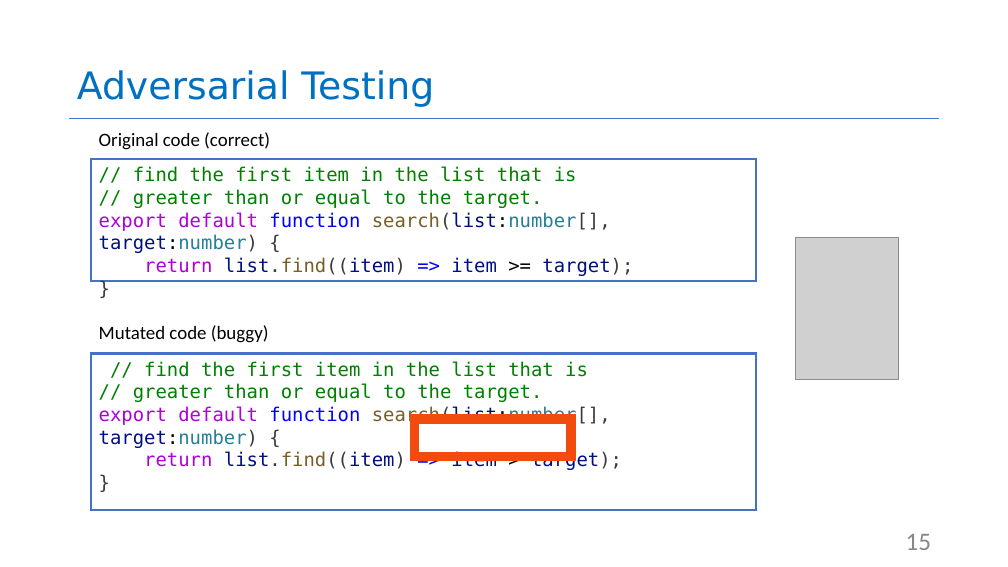
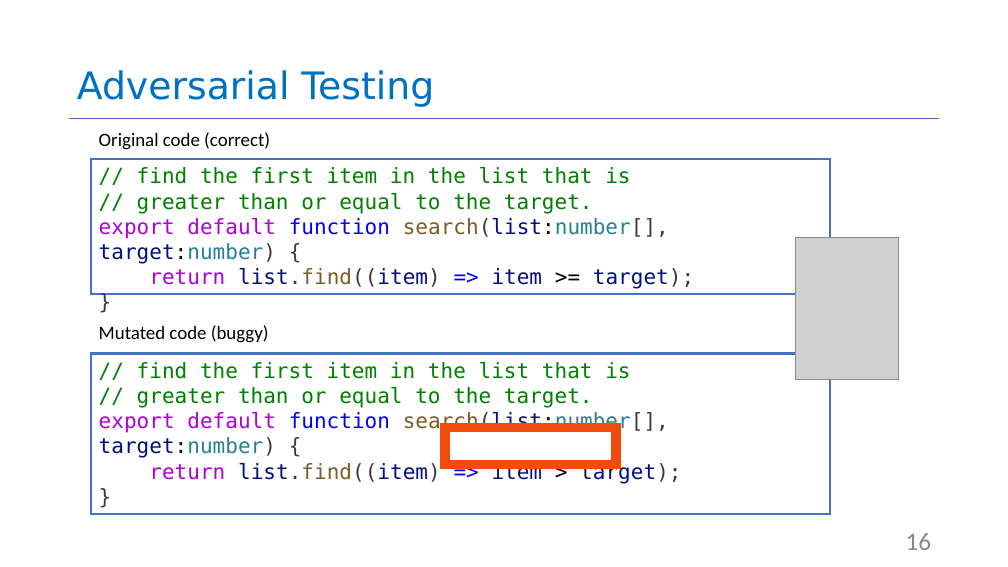
Before and after one commit to rimshaTest/CS4530-Spring-2026, a slide deck: slide 16 of Slides/Module 03.2 Code Coverage.pptx (slide 15 before the commit). Drawn at 1008x567 pixels with LibreOffice and Linux fonts; fonts in the diff are those of the drawing; grey boxes stand for pictures. Boxes give left, top, right and bottom in pixels: in the first picture for what was removed or moved away, otherwise in the second. Text is boxed around its words. In the diff, an @@ line names an element or a change of style, - is before the commit and + after.

```diff
--- a/Slides/Module 03.2 Code Coverage.pptx
+++ b/Slides/Module 03.2 Code Coverage.pptx
@@ rectangle "// find the first item ..." at (91,159,830,293): size 18 to 20 pt @@
@@ rectangle "// find the first item ...": place and size @@
-rectangle "// find the first item ..." at (91,159,756,281)
+rectangle "// find the first item ..." at (91,159,830,293)
@@ rectangle "// find the first item ...": place and size @@
-rectangle "// find the first item ..." at (91,354,756,510)
+rectangle "// find the first item ..." at (91,354,830,514)
@@ rectangle "// find the first item ..." at (91,354,830,514): size 18 to 20 pt @@
@@ rectangle: place and size @@
-rectangle at (414,419,571,456)
+rectangle at (445,427,616,464)
@@ page number at (906,533,932,550): text changed @@
-15
+16
```
Also in this commit, not shown: 4 other slides changed, 1 slide added, 3 other files.
